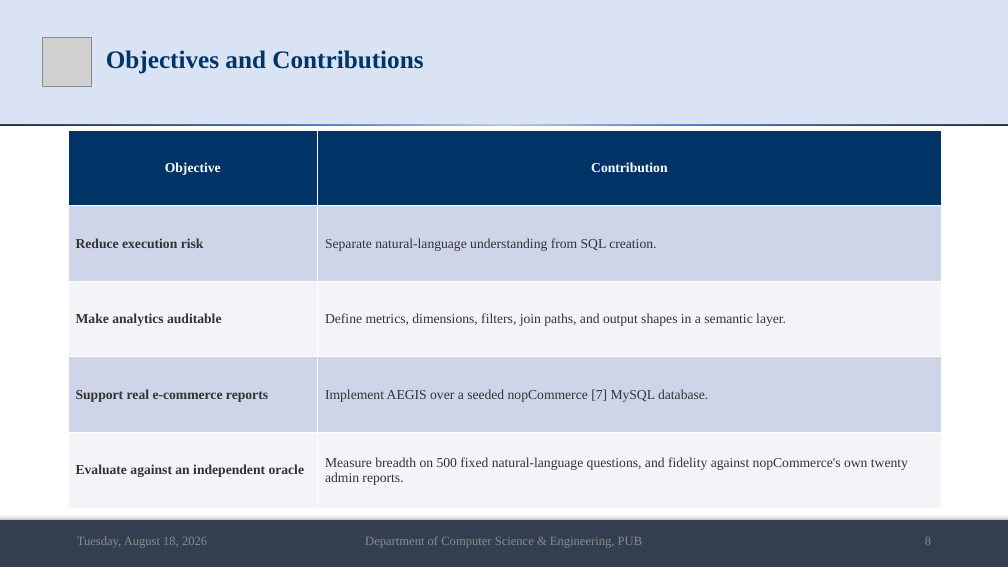
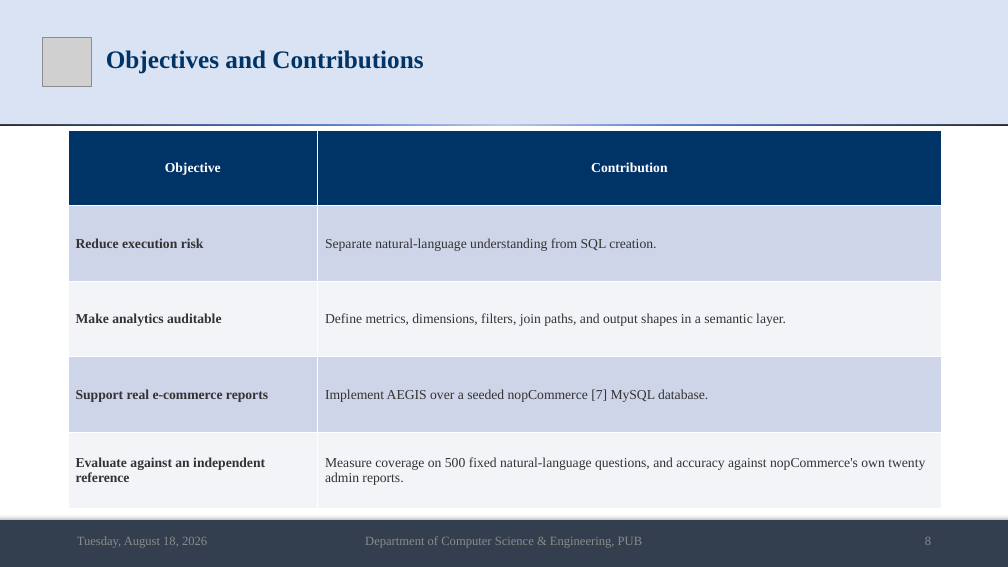
Before and after one commit to md-riaz/AEGIS-Research, a slide deck: slide 8 of docs/scripts/Md_Riaz_Final_Defense_0322310105101024.pptx. Drawn at 1008x567 pixels with LibreOffice and Linux fonts; fonts in the diff are those of the drawing; grey boxes stand for pictures. Boxes give left, top, right and bottom in pixels: in the first picture for what was removed or moved away, otherwise in the second. Text is boxed around its words. In the diff, an @@ line names an element or a change of style, - is before the commit and + after.

```diff
--- a/docs/scripts/Md_Riaz_Final_Defense_0322310105101024.pptx
+++ b/docs/scripts/Md_Riaz_Final_Defense_0322310105101024.pptx
@@ table at <box>68,130,941,508</box> @@
-row 5, column 1: Evaluate against an independent oracle
+row 5, column 1: Evaluate against an independent reference
-row 5, column 2: Measure breadth on 500 fixed natural-language questions, and fidelity against nopCommerce's own twenty admin reports.
+row 5, column 2: Measure coverage on 500 fixed natural-language questions, and accuracy against nopCommerce's own twenty admin reports.
```
Also in this commit, not shown: 4 other slides changed, 2 other files.
